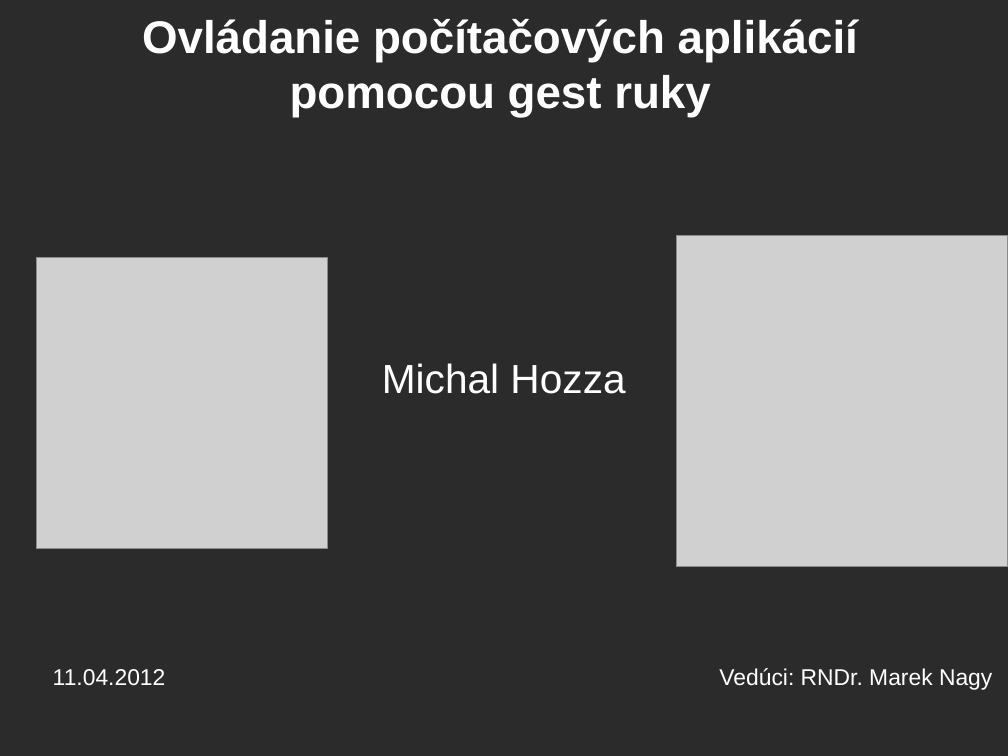
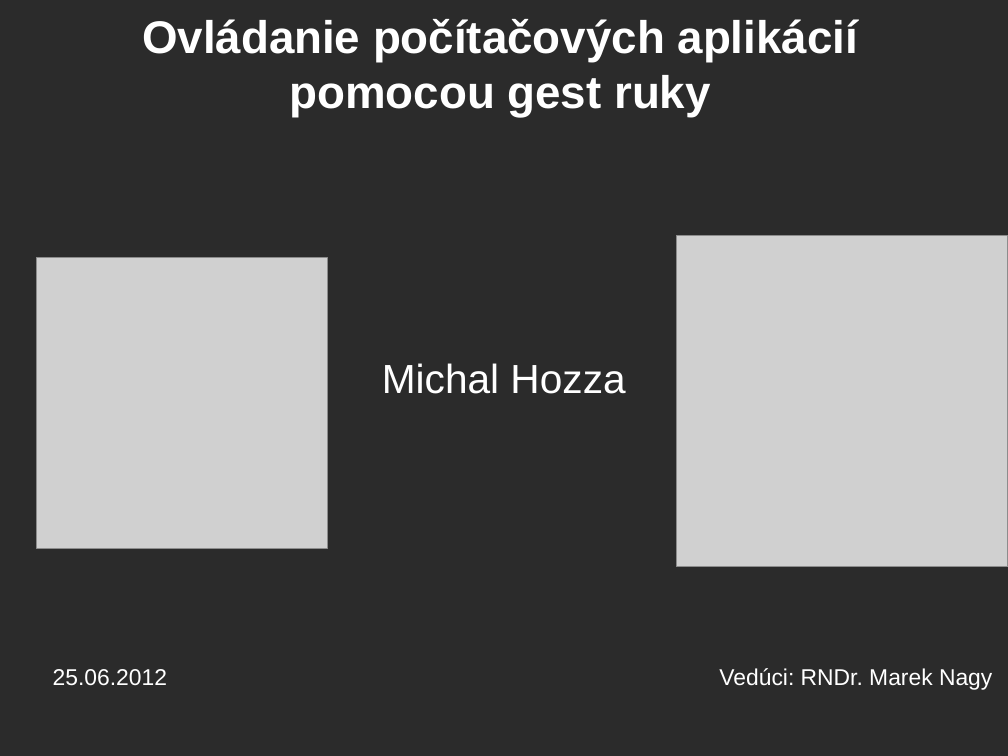
Before and after one commit to mhozza/HandControl_BachelorThesis, a slide deck: slide 1 of prezentacia/handcontrol.odp. Drawn at 1008x756 pixels with LibreOffice and Linux fonts; fonts in the diff are those of the drawing; grey boxes stand for pictures; background and template pictures are left out; a plain dark background stands for a picture behind light text. Boxes give left, top, right and bottom in pixels: in the first picture for what was removed or moved away, otherwise in the second. Text is boxed around its words. In the diff, an @@ line names an element or a change of style, - is before the commit and + after.

```diff
--- a/prezentacia/handcontrol.odp
+++ b/prezentacia/handcontrol.odp
@@ text at (x1=53, y1=668, x2=992, y2=690): text changed @@
-11.04.2012 Vedúci: RNDr. Marek Nagy
+25.06.2012 Vedúci: RNDr. Marek Nagy
```
Also in this commit, not shown: 8 other slides changed, 4 slides added, 2 slides removed, 7 other files.
